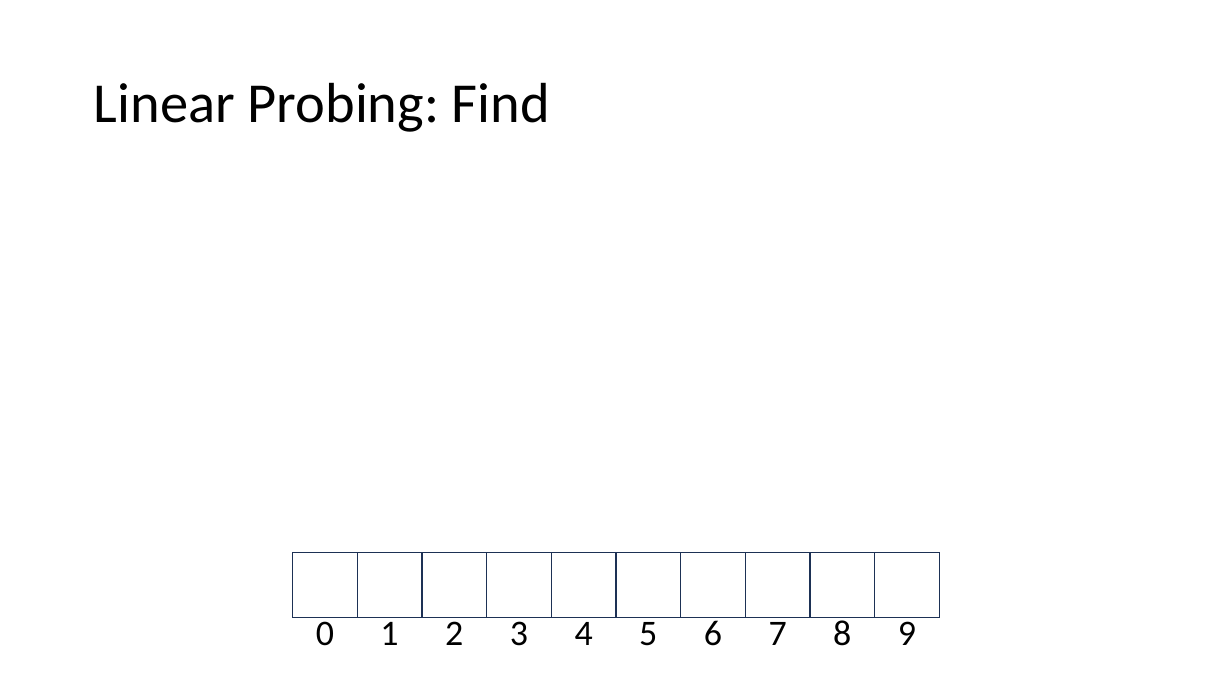
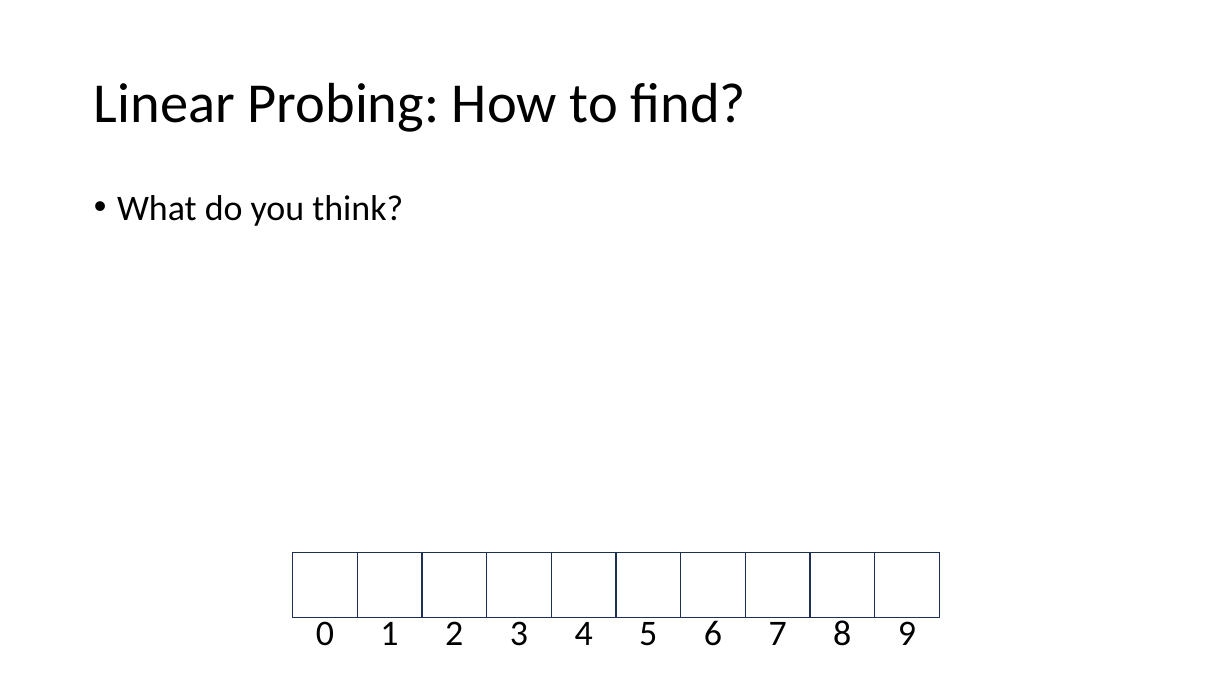
Before and after one commit to natebrunelle/cse332, a slide deck: slide 29 of demo_site/files/slides/lecture10_hashtables_inkb.pptx. Drawn at 1232x693 pixels with LibreOffice and Linux fonts; fonts in the diff are those of the drawing. Boxes give left, top, right and bottom in pixels: in the first picture for what was removed or moved away, otherwise in the second. Text is boxed around its words. In the diff, an @@ line names an element or a change of style, - is before the commit and + after.

```diff
--- a/demo_site/files/slides/lecture10_hashtables_inkb.pptx
+++ b/demo_site/files/slides/lecture10_hashtables_inkb.pptx
@@ title at (x1=94, y1=82, x2=746, y2=132): text changed @@
-Linear Probing: Find
+Linear Probing: How to find?
@@ text added at (x1=117, y1=195, x2=403, y2=226), 28 pt, text #000000 @@
+• What do you think?
```
Also in this commit, not shown: 20 other slides changed, 8 slides removed, 7 other files.
